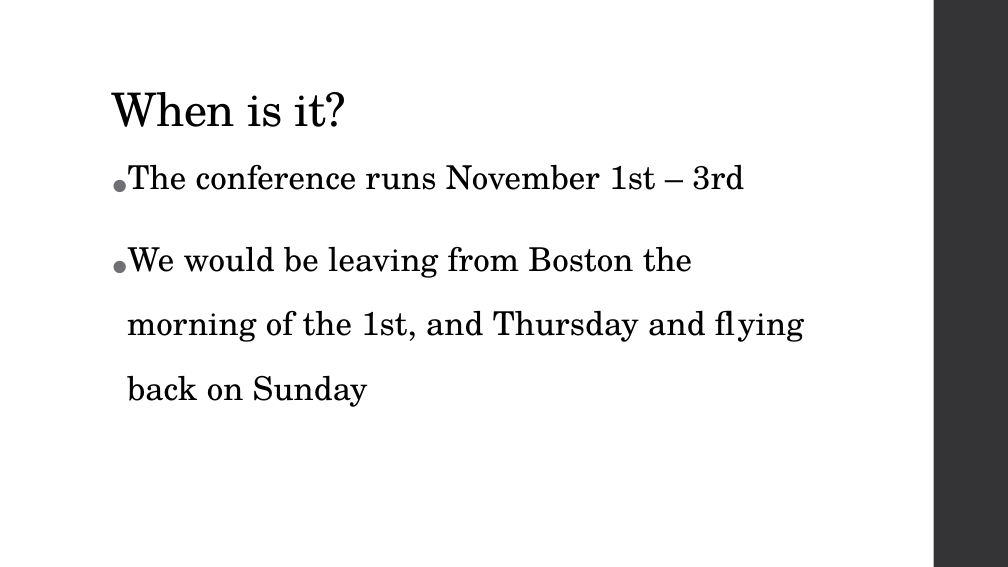
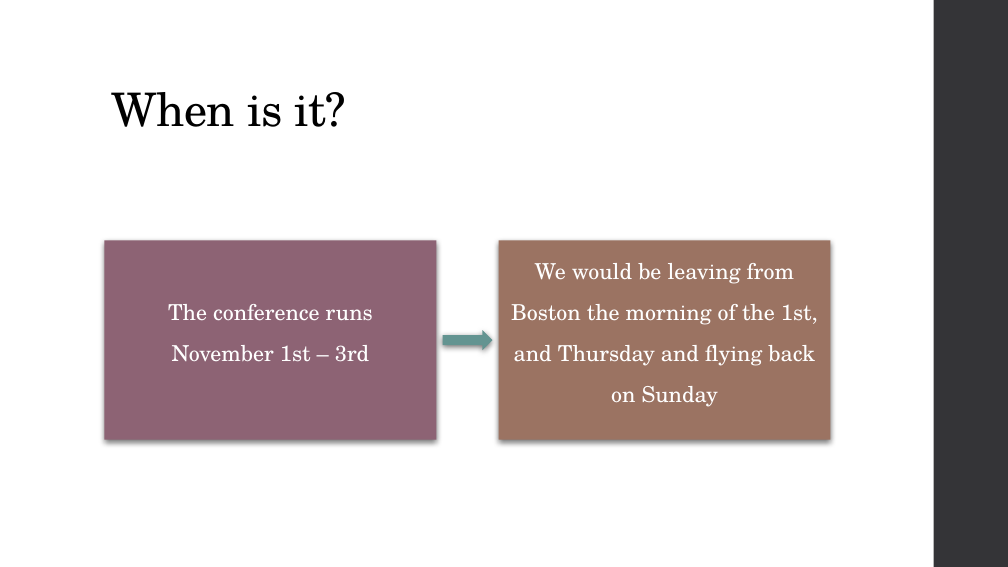
Before and after one commit to Maeswoon/UNHSEDS, a slide deck: slide 5 of Reports and Presentations/Presentations/Space Vision 2018.pptx. Drawn at 1008x567 pixels with LibreOffice and Linux fonts; fonts in the diff are those of the drawing. Boxes give left, top, right and bottom in pixels: in the first picture for what was removed or moved away, otherwise in the second. Text is boxed around its words. In the diff, an @@ line names an element or a change of style, - is before the commit and + after.

```diff
--- a/Reports and Presentations/Presentations/Space Vision 2018.pptx
+++ b/Reports and Presentations/Presentations/Space Vision 2018.pptx
@@ text at <box>128,164,744,190</box>: paragraph removed @@
-• The conference runs November 1st – 3rd
@@ text "We would be leaving from ...": place and size @@
-text "We would be leaving from ..." at <box>127,164,804,407</box>
+text "We would be leaving from ..." at <box>511,263,818,407</box>
@@ text "We would be leaving from ..." at <box>511,263,818,407</box>: size 54 to 36 pt, text colour #000000 to #FFFFFF, letter spacing 0.1 to 0 pt; alignment left to centre; bullet • to none; line spacing 0.95 to 0.9; less space between paragraphs; vertical alignment top to middle @@
@@ group added at <box>104,240,830,439</box>: 2 rectangles, 1 text, 1 right arrow @@
+The conference runs November 1st – 3rd
```
Also in this commit, not shown: 2 other slides changed, 3 slides added.
